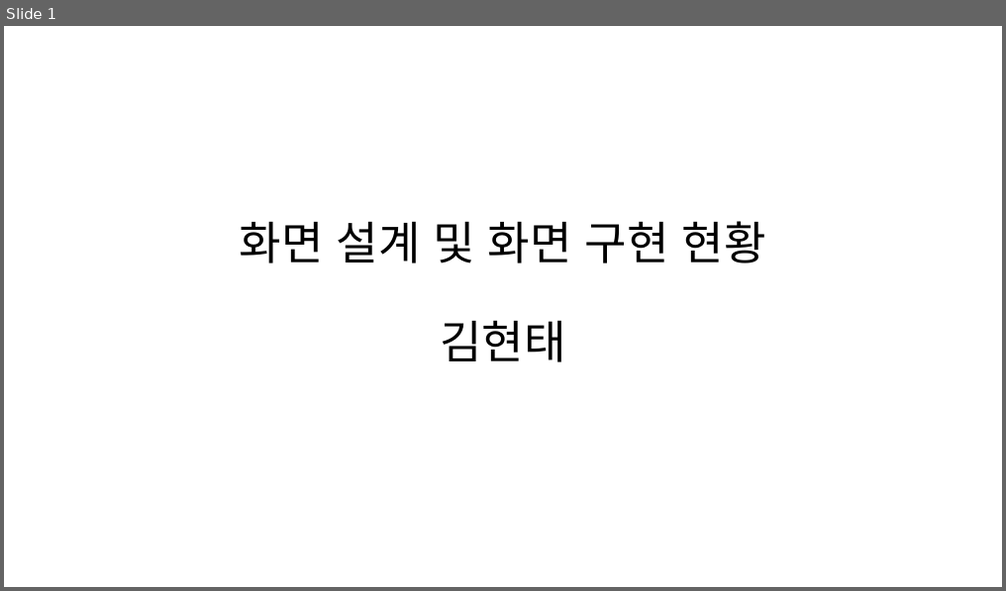
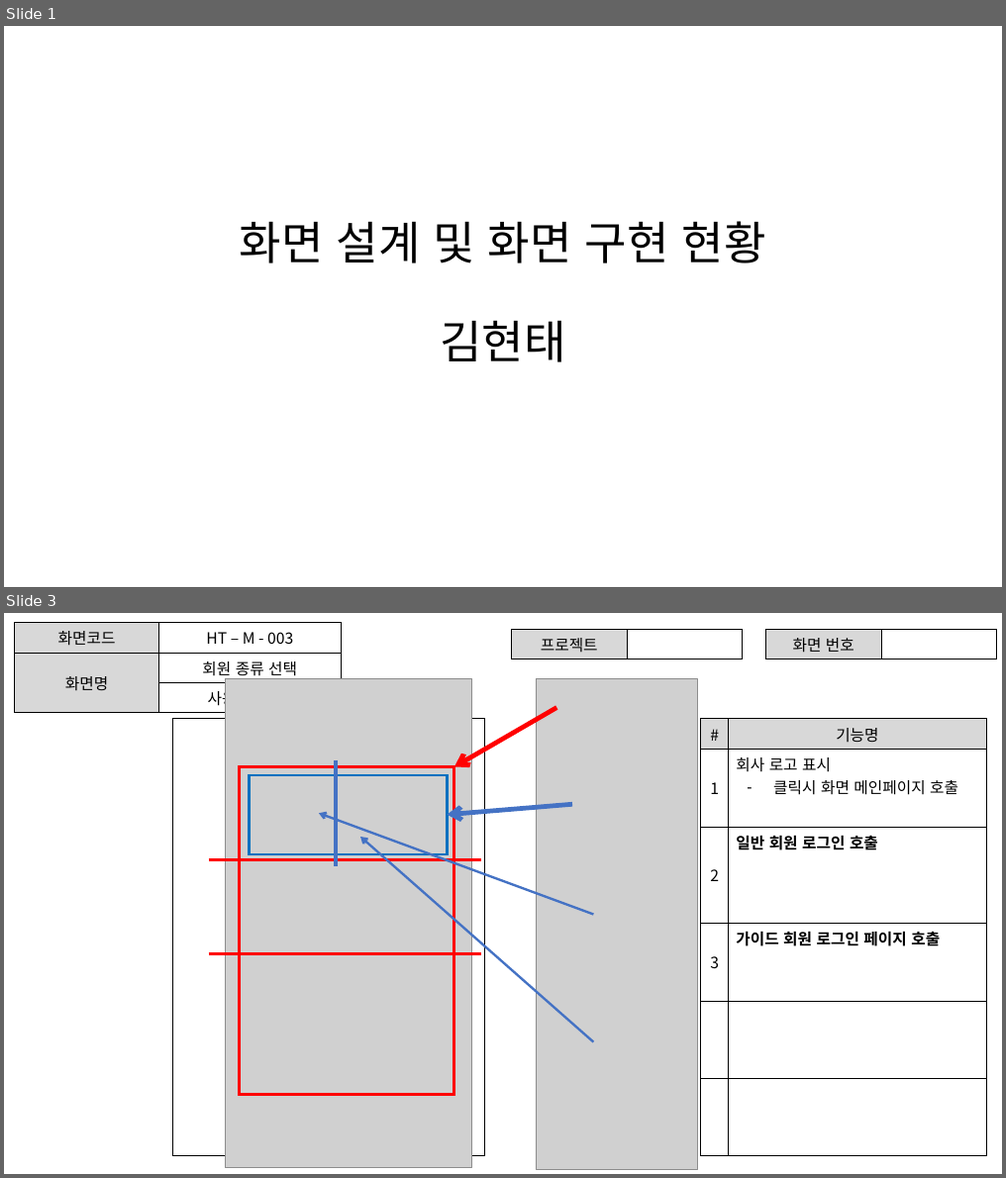
Before and after one commit to ezenteam2/TripMate, a slide deck: 0130현태.pptx. Shown one above the other, each under a label of ours: slide 1 before the commit, slides 1 and 3 after it; the slides between them are not shown. The pictures are 1006x591 and 1006x1178 pixels, drawn with LibreOffice and Linux fonts; fonts in the diff are those of the drawing; grey boxes stand for pictures. Boxes give left, top, right and bottom in pixels: in the first picture for what was removed or moved away, otherwise in the second. Text is boxed around its words. In the diff, an @@ line names an element or a change of style, - is before the commit and + after.

```diff
--- a/0130현태.pptx
+++ b/0130현태.pptx
@@ slide 3 added at [4,613,1002,1174], background #FFFFFF @@
@@ table added at [15,623,341,713], 3 rows, 2 columns @@
+화면코드 | HT – M - 003
+화면명 | 회원 종류 선택
+ | 사용자 1단계
@@ table added at [512,630,743,656], 1 rows, 2 columns @@
+프로젝트 | 
@@ table added at [766,630,997,657], 1 rows, 2 columns @@
+화면 번호 | 
@@ picture added at [225,678,472,1167] @@
@@ picture added at [537,678,697,1169] @@
@@ rectangle added at [173,719,485,1157], fill #FFFFFF, outline #000000 1 pt @@
@@ arrow added from (557, 707) to (454, 767), #FF0000 4.5 pt @@
@@ table added at [701,719,986,1157], 6 rows, 2 columns @@
+# | 기능명
+1 | 회사 로고 표시 / 클릭시 화면 메인페이지 호출
+2 | 일반 회원 로그인 호출
+3 | 가이드 회원 로그인 페이지 호출
+ | 
+ | 
@@ line added from (336, 761) to (336, 866), #4472C4 3 pt @@
@@ rectangle added at [239,767,454,1095], outline #FF0000 3 pt @@
@@ rectangle added at [249,775,448,855], outline #0070C0 2.25 pt @@
@@ arrow added from (594, 915) to (319, 814), #4472C4 2.25 pt @@
@@ arrow added from (572, 805) to (448, 814), #4472C4 4.5 pt @@
@@ arrow added from (594, 1043) to (360, 837), #4472C4 2.25 pt @@
@@ line added from (208, 861) to (481, 861), #FF0000 3 pt @@
@@ line added from (208, 954) to (481, 954), #FF0000 3 pt @@
```
Also in this commit, not shown: 5 slides changed, 6 other slides added, 5 slides removed.
